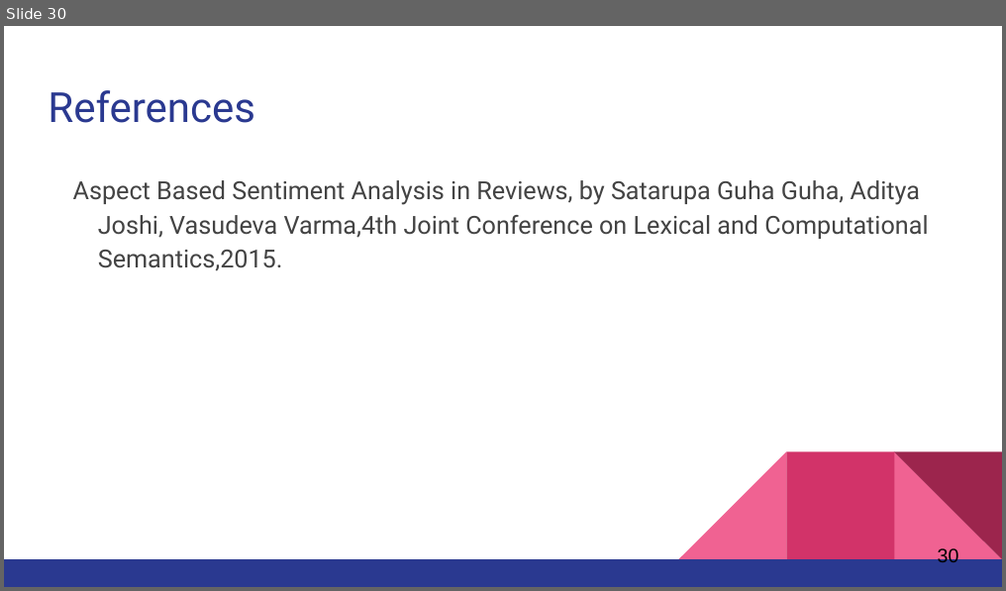
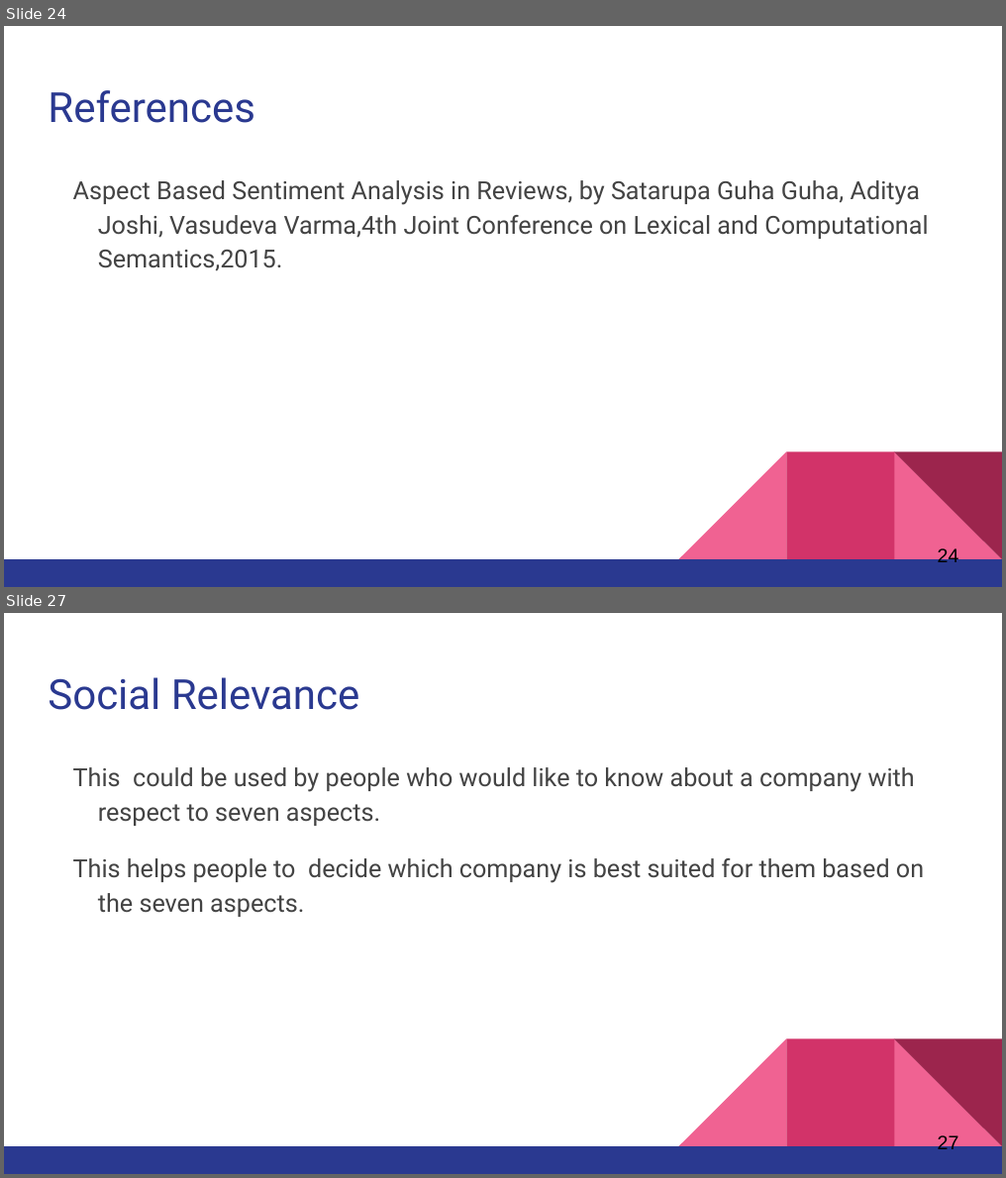
Before and after one commit to pranavshenoy/job_analysis, a slide deck: Presentation/final_presentation.pptx. Shown one above the other, each under a label of ours: slide 30 before the commit, slides 24 and 27 after it; the slides between them are not shown. The pictures are 1006x591 and 1006x1178 pixels, drawn with LibreOffice and Linux fonts; fonts in the diff are those of the drawing. Boxes give left, top, right and bottom in pixels: in the first picture for what was removed or moved away, otherwise in the second. Text is boxed around its words. In the diff, an @@ line names an element or a change of style, - is before the commit and + after.

```diff
--- a/Presentation/final_presentation.pptx
+++ b/Presentation/final_presentation.pptx
@@ slide 27 added at [4,613,1002,1174], background #FFFFFF; not listed: 5 template elements that a slide beside it also shows @@
@@ title added at [48,677,359,710], 30 pt, text #2A3990 @@
+Social Relevance
@@ text added at [73,767,924,917], 18 pt, text #434343 @@
+This could be used by people who would like to know about a company with respect to seven aspects.
+This helps people to decide which company is best suited for them based on the seven aspects.
@@ page number added at [938,1134,959,1154], 14 pt, text #000000 @@
+27
@@ what was slide 30 is now slide 24 @@
@@ page number at [938,547,959,567]: text changed @@
-30
+24
```
Also in this commit, not shown: 12 slides changed, 6 other slides added, 8 slides removed, 26 other files.
